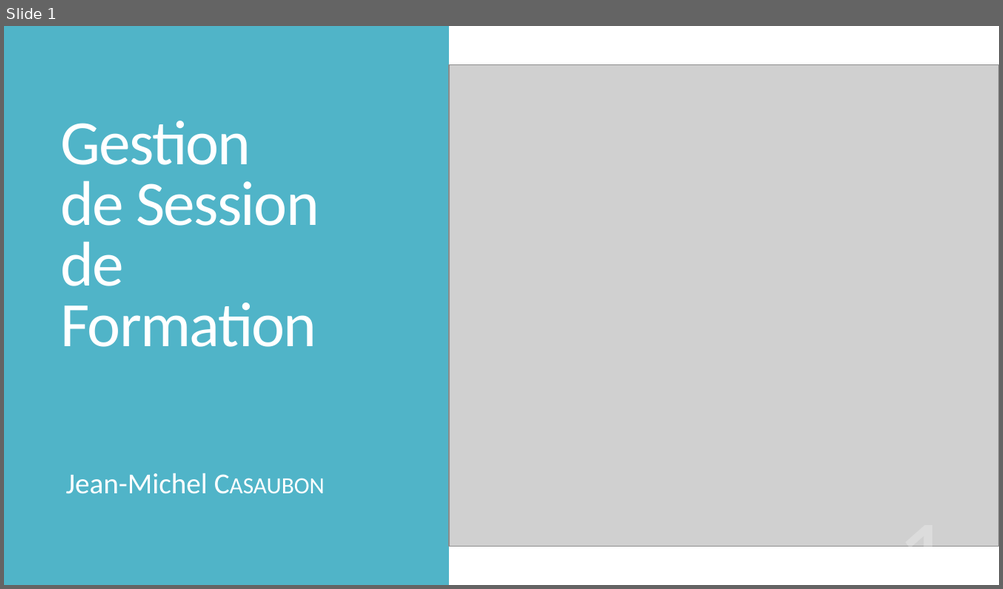
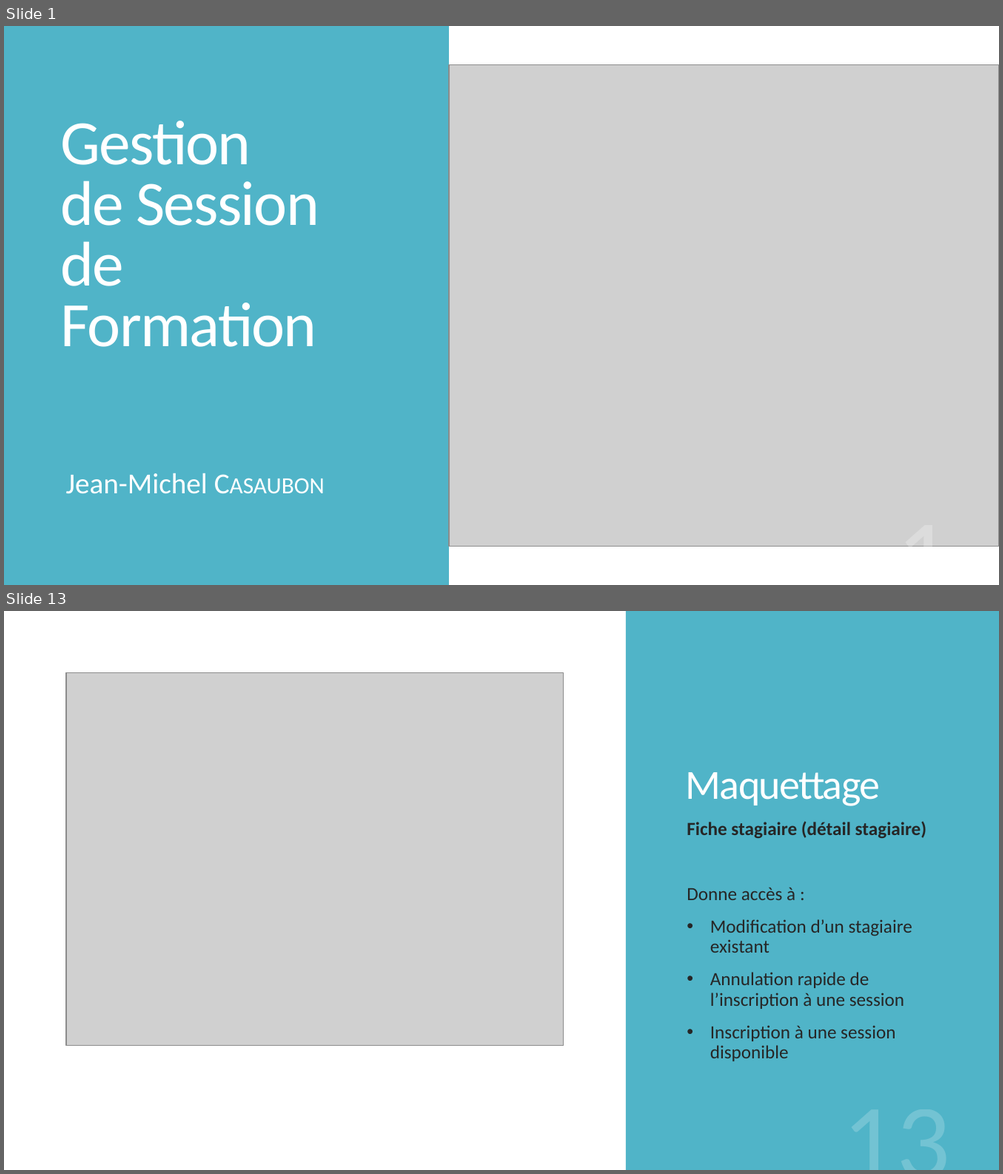
Before and after one commit to jmcasaubon/ProjGestSessForm, a slide deck: design/Présentation GSF.pptx. Shown one above the other, each under a label of ours: slide 1 before the commit, slides 1 and 13 after it; the slides between them are not shown. The pictures are 1003x589 and 1003x1174 pixels, drawn with LibreOffice and Linux fonts; fonts in the diff are those of the drawing; grey boxes stand for pictures. Boxes give left, top, right and bottom in pixels: in the first picture for what was removed or moved away, otherwise in the second. Text is boxed around its words. In the diff, an @@ line names an element or a change of style, - is before the commit and + after.

```diff
--- a/design/Présentation GSF.pptx
+++ b/design/Présentation GSF.pptx
@@ slide 13 added at (4, 611, 999, 1170), background #FFFFFF @@
@@ rectangle added at (626, 611, 999, 1170), fill #50B4C8 @@
@@ picture added at (66, 673, 563, 1046) @@
@@ title added at (686, 772, 879, 806), 40 pt, text #FFFFFF @@
+Maquettage
@@ text added at (686, 821, 927, 1062), 18 pt, text #262626 @@
+Fiche stagiaire (détail stagiaire)
+Donne accès à :
+• Modification d’un stagiaire existant
+• Annulation rapide de l’inscription à une session
+• Inscription à une session disponible
@@ page number added at (719, 1091, 958, 1170), 103 pt, text #FFFFFF at 20% opacity @@
+13
```
Also in this commit, not shown: 3 slides changed, 22 other slides added, 3 other files.
